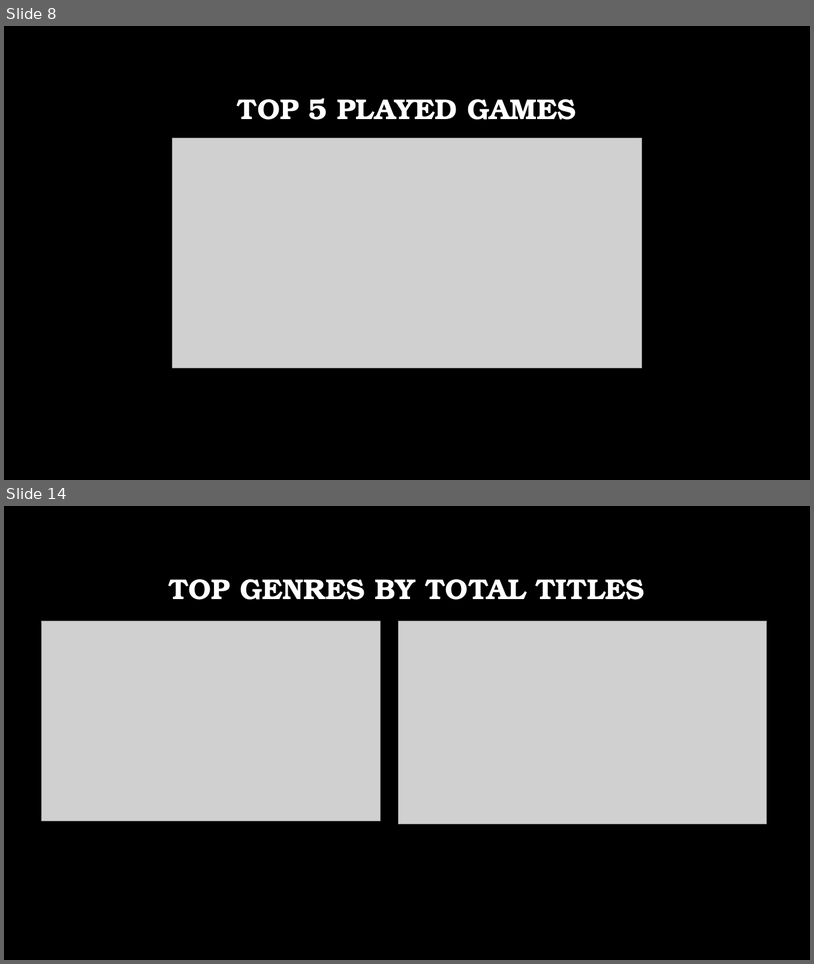
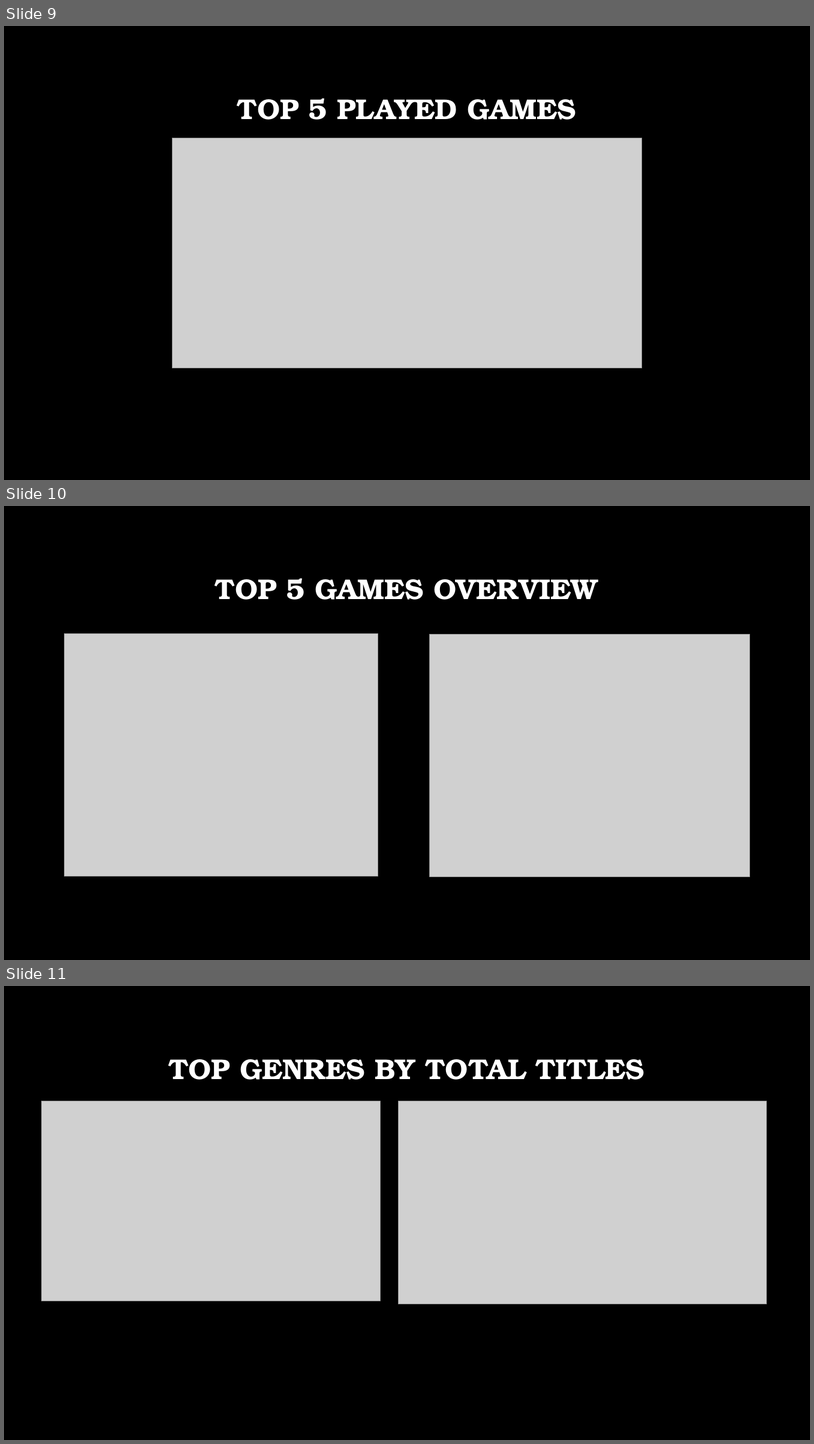
Before and after one commit to JEmmonsJR/SteamAPIAnalysis, a slide deck: SteamCapstone_wTheme.pptx. Shown one above the other, each under a label of ours: slides 8 and 14 before the commit, slides 9, 10 and 11 after it; the slides between them are not shown. The pictures are 814x964 and 814x1444 pixels, drawn with LibreOffice and Linux fonts; fonts in the diff are those of the drawing; grey boxes stand for pictures; background and template pictures are left out. Boxes give left, top, right and bottom in pixels: in the first picture for what was removed or moved away, otherwise in the second. Text is boxed around its words. In the diff, an @@ line names an element or a change of style, - is before the commit and + after.

```diff
--- a/SteamCapstone_wTheme.pptx
+++ b/SteamCapstone_wTheme.pptx
@@ slide 10 added at [4,506,810,960], background picture (left out) @@
@@ title added at [215,578,598,600], 34 pt, text #FFFFFF, bold @@
+TOP 5 GAMES OVERVIEW
@@ picture added at [65,634,378,876] @@
@@ picture added at [430,634,750,876] @@
@@ table added at [65,706,749,754], 2 rows, 1 columns @@
+
+
@@ what was slide 8 is now slide 9 @@
@@ what was slide 14 is now slide 11 @@
```
Also in this commit, not shown: 4 slides changed, 1 other slide added, 5 slides removed, 5 other files.
